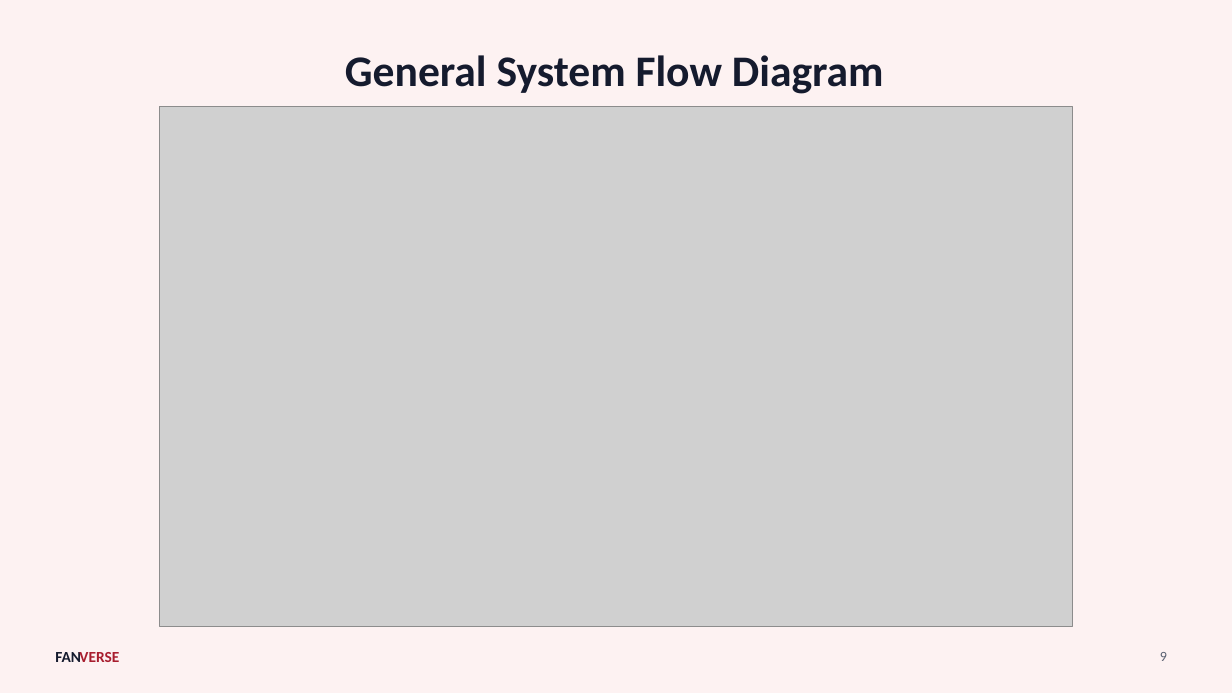
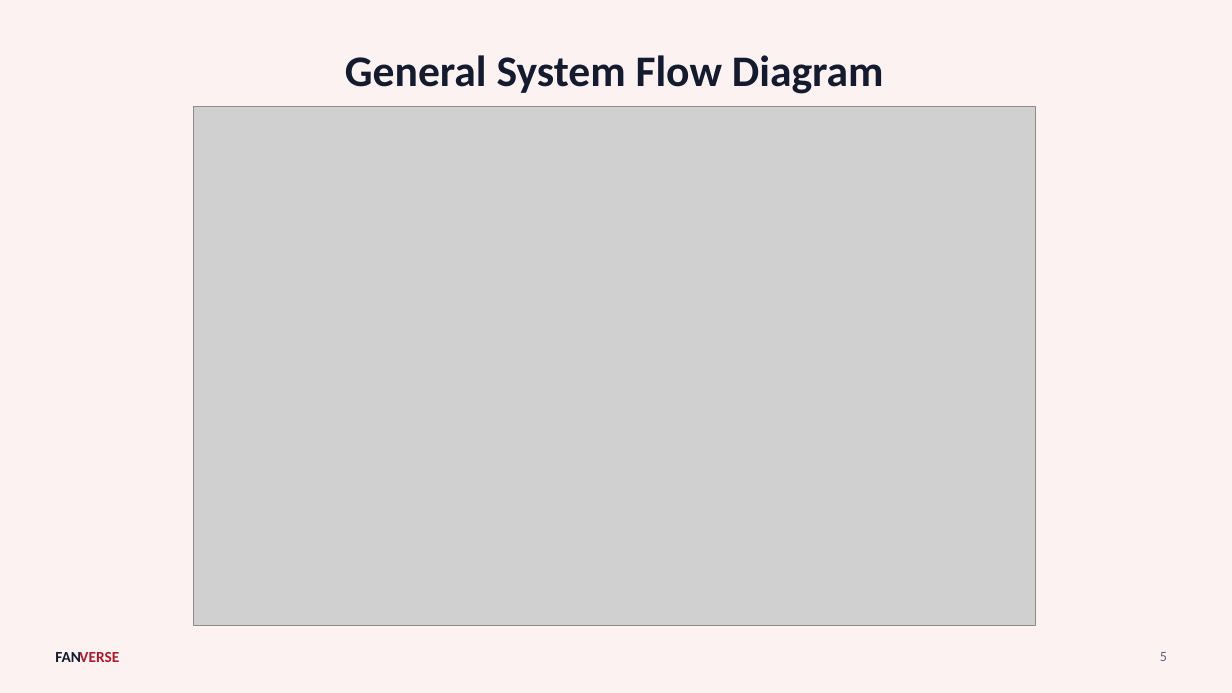
Before and after one commit to Vaishnavi-Shetti/dumpRepo, a slide deck: slide 5 of FANVERSE_Presentation (1).pptx (slide 9 before the commit). Drawn at 1232x693 pixels with LibreOffice and Linux fonts; fonts in the diff are those of the drawing; grey boxes stand for pictures. Boxes give left, top, right and bottom in pixels: in the first picture for what was removed or moved away, otherwise in the second. Text is boxed around its words. In the diff, an @@ line names an element or a change of style, - is before the commit and + after.

```diff
--- a/FANVERSE_Presentation (1).pptx
+++ b/FANVERSE_Presentation (1).pptx
@@ picture: place and size @@
-picture at bbox=[160, 106, 1073, 626]
+picture at bbox=[194, 106, 1035, 626]
@@ page number at bbox=[1160, 652, 1167, 661]: text changed @@
-9
+5
```
Also in this commit, not shown: 1 other slide changed, 2 slides added.
